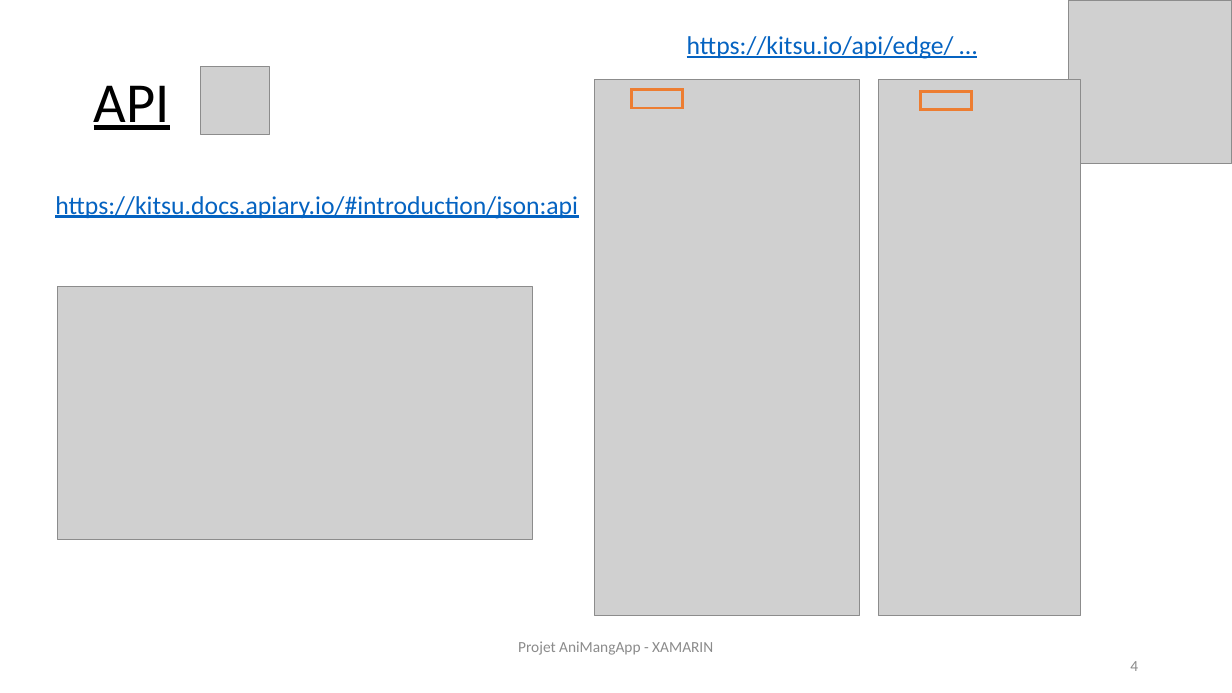
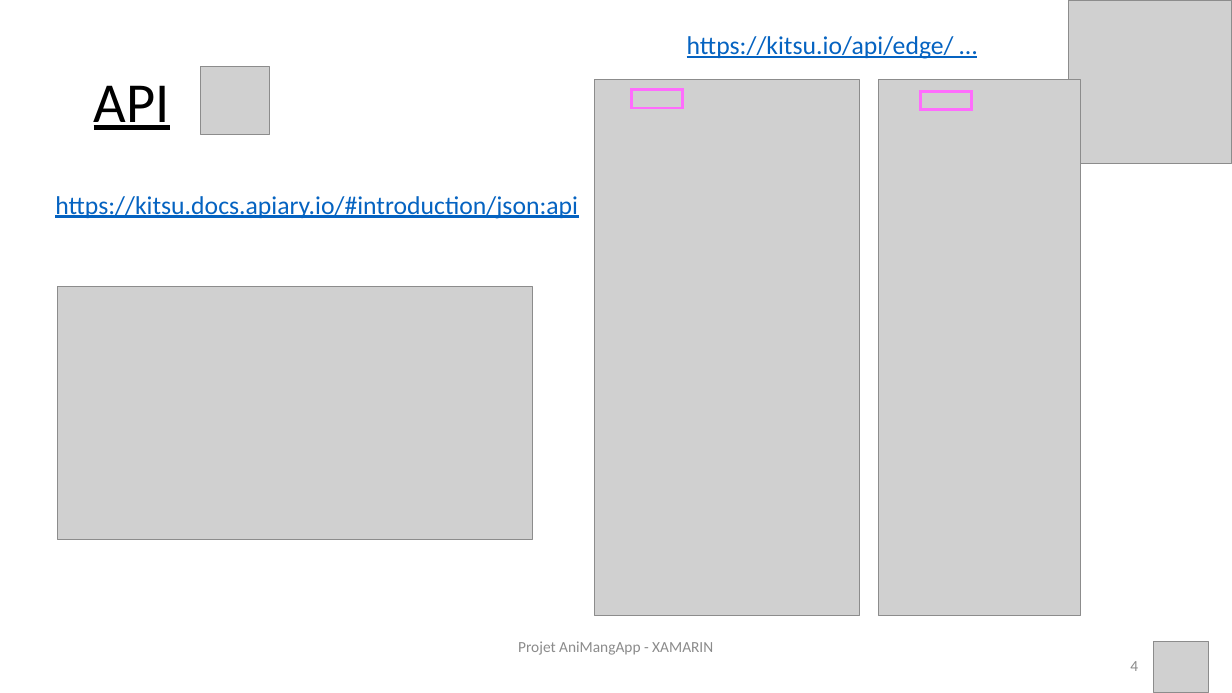
Before and after one commit to MyleneG06/projXamarin, a slide deck: slide 4 of Prez-Xamarin_AniMangApp.pptx. Drawn at 1232x693 pixels with LibreOffice and Linux fonts; fonts in the diff are those of the drawing; grey boxes stand for pictures. Boxes give left, top, right and bottom in pixels: in the first picture for what was removed or moved away, otherwise in the second. Text is boxed around its words. In the diff, an @@ line names an element or a change of style, - is before the commit and + after.

```diff
--- a/Prez-Xamarin_AniMangApp.pptx
+++ b/Prez-Xamarin_AniMangApp.pptx
@@ rectangle at [631,90,682,108]: outline #ED7D31 2 pt to #FF6CFD 2 pt @@
@@ rectangle at [921,91,971,110]: outline #ED7D31 2 pt to #FF6CFD 2 pt @@
@@ picture added at [1153,641,1208,693] @@
```
Also in this commit, not shown: 11 other slides changed, 1 slide removed.
